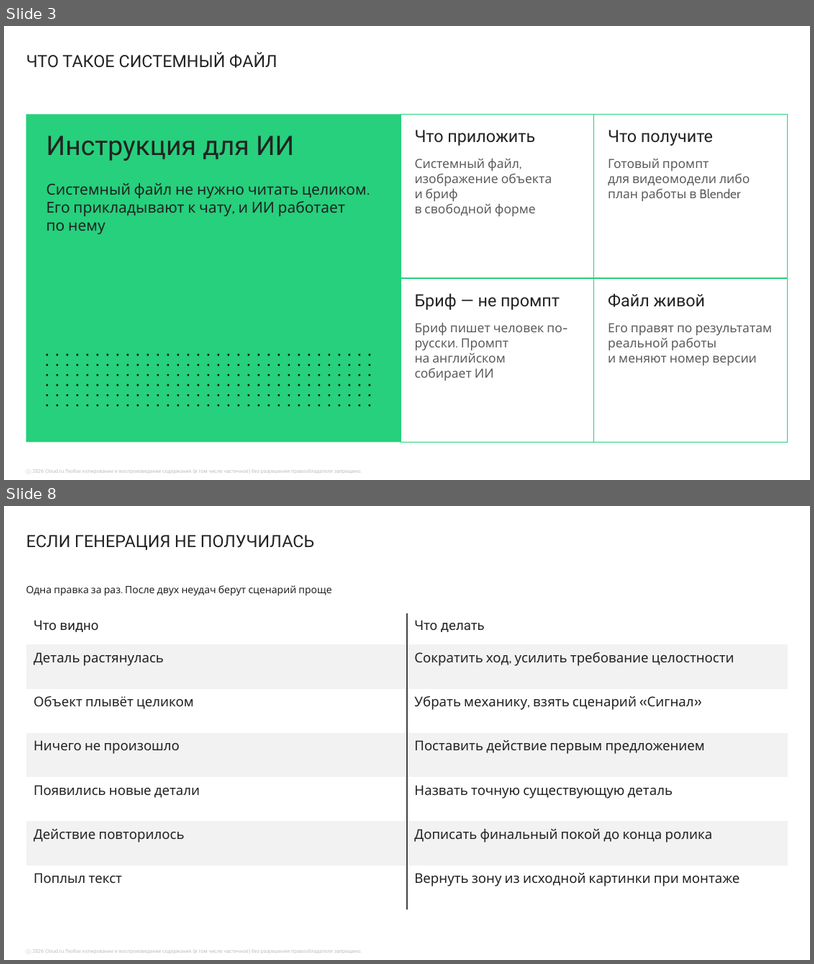
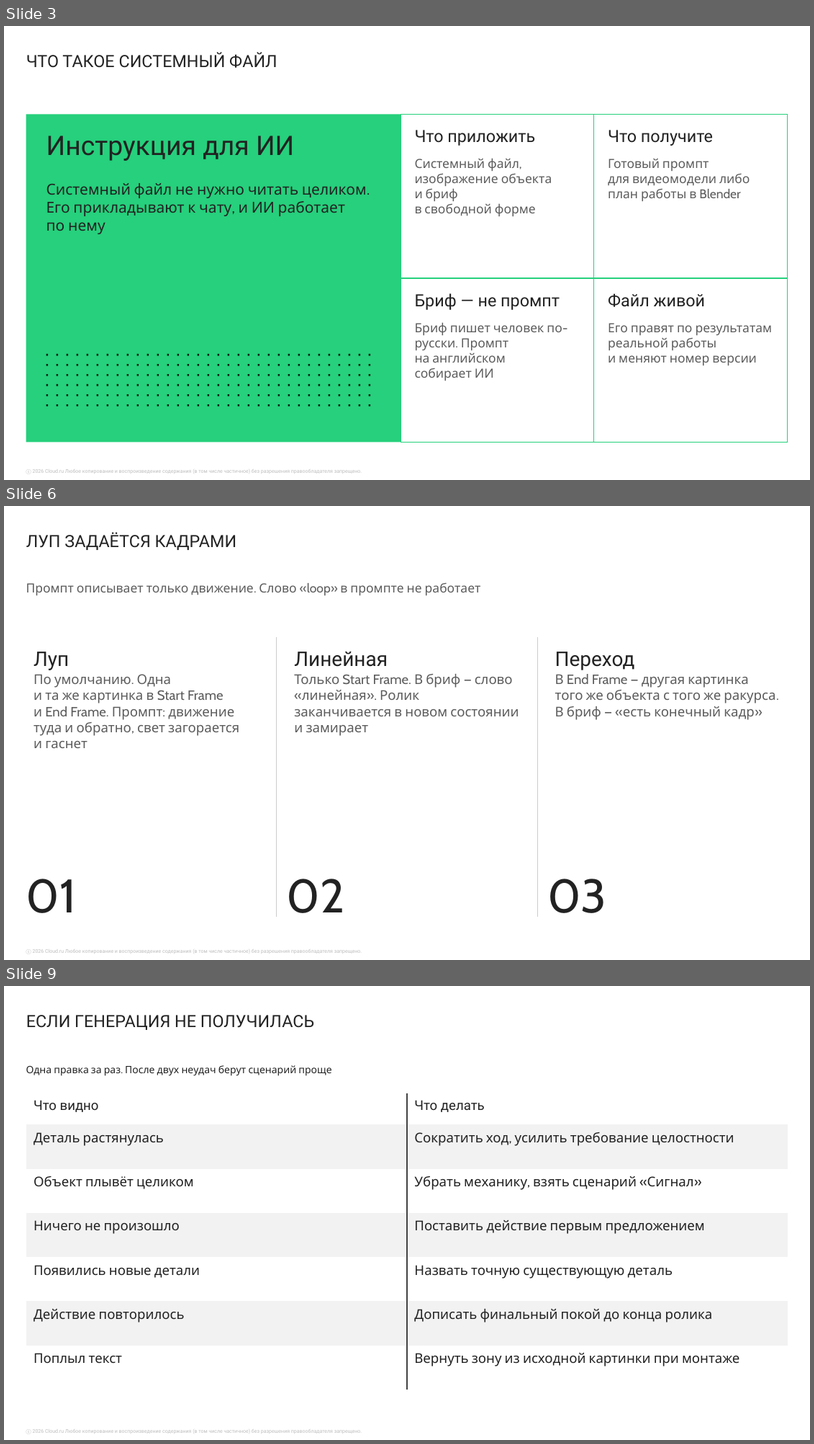
Before and after one commit to m4ks4/Principles-of-animating-corporate-imagery, a slide deck: Как работать с системными файлами.pptx. Shown one above the other, each under a label of ours: slides 3 and 8 before the commit, slides 3, 6 and 9 after it; the slides between them are not shown. The pictures are 814x964 and 814x1444 pixels, drawn with LibreOffice and Linux fonts; fonts in the diff are those of the drawing; background and template pictures are left out. Boxes give left, top, right and bottom in pixels: in the first picture for what was removed or moved away, otherwise in the second. Text is boxed around its words. In the diff, an @@ line names an element or a change of style, - is before the commit and + after.

```diff
--- a/Как работать с системными файлами.pptx
+++ b/Как работать с системными файлами.pptx
@@ slide 6 added at [4, 506, 810, 960], background #FFFFFF; not listed: 1 template element that a slide beside it also shows @@
@@ title added at [26, 532, 237, 550], 20 pt, text #222222 @@
+ЛУП ЗАДАЁТСЯ КАДРАМИ
@@ text added at [26, 583, 481, 595], 15 pt, text #5C5C5C @@
+Промпт описывает только движение. Слово «loop» в промпте не работает
@@ text added at [34, 651, 239, 748], 16 pt, text #5C5C5C @@
+Луп
+По умолчанию. Одна и та же картинка в Start Frame и End Frame. Промпт: движение туда и обратно, свет загорается и гаснет
@@ line added from (277, 637) to (277, 917), #CCCCCC 0.75 pt @@
@@ text added at [294, 651, 519, 736], 16 pt, text #5C5C5C @@
+Линейная
+Только Start Frame. В бриф — слово «линейная». Ролик заканчивается в новом состоянии и замирает
@@ line added from (538, 637) to (538, 917), #CCCCCC 0.75 pt @@
@@ text added at [556, 651, 776, 720], 16 pt, text #5C5C5C @@
+Переход
+В End Frame — другая картинка того же объекта с того же ракурса. В бриф — «есть конечный кадр»
@@ text added at [26, 878, 77, 913], 56 pt, text #222222 @@
+01
@@ text added at [287, 878, 345, 913], 56 pt, text #222222 @@
+02
@@ text added at [548, 878, 607, 913], 56 pt, text #222222 @@
+03
@@ what was slide 8 is now slide 9 @@
```
Also in this commit, not shown: 4 slides changed, 8 other files.
